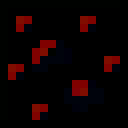
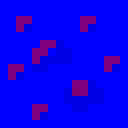
Layer changes from the first 128x128 image to the second:
hid "border", opacity 1% → 10%, painted on it over bbox(0, 0, 128, 128)
hid "hi" (2nd of 3), opacity 5% → 1%, painted on it over bbox(8, 16, 120, 120)
hid "mid" (2nd of 3), opacity 2% → 1%, painted on it over bbox(8, 16, 120, 120)
hid "low" (2nd of 3), painted on it over bbox(16, 24, 120, 120)
removed layer "e_base" over bbox(0, 0, 128, 128)
painted on "low" (3rd of 3) over bbox(16, 24, 120, 120)
painted on "r_base" over bbox(0, 0, 128, 128)
renamed "m_base" to "Layer 1", hid it, moved it below ":: END R ::", painted on it over bbox(0, 0, 128, 128)
